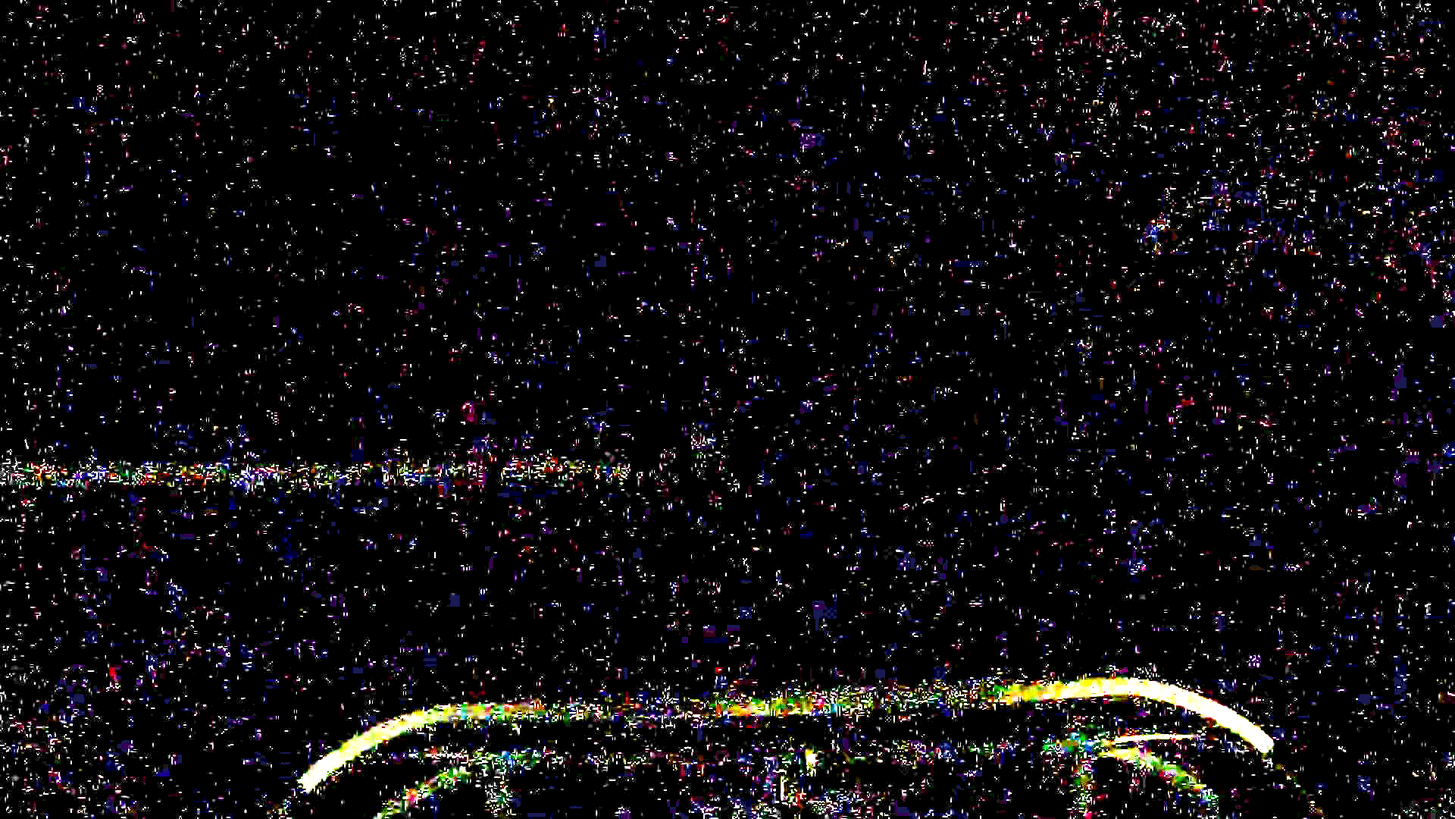
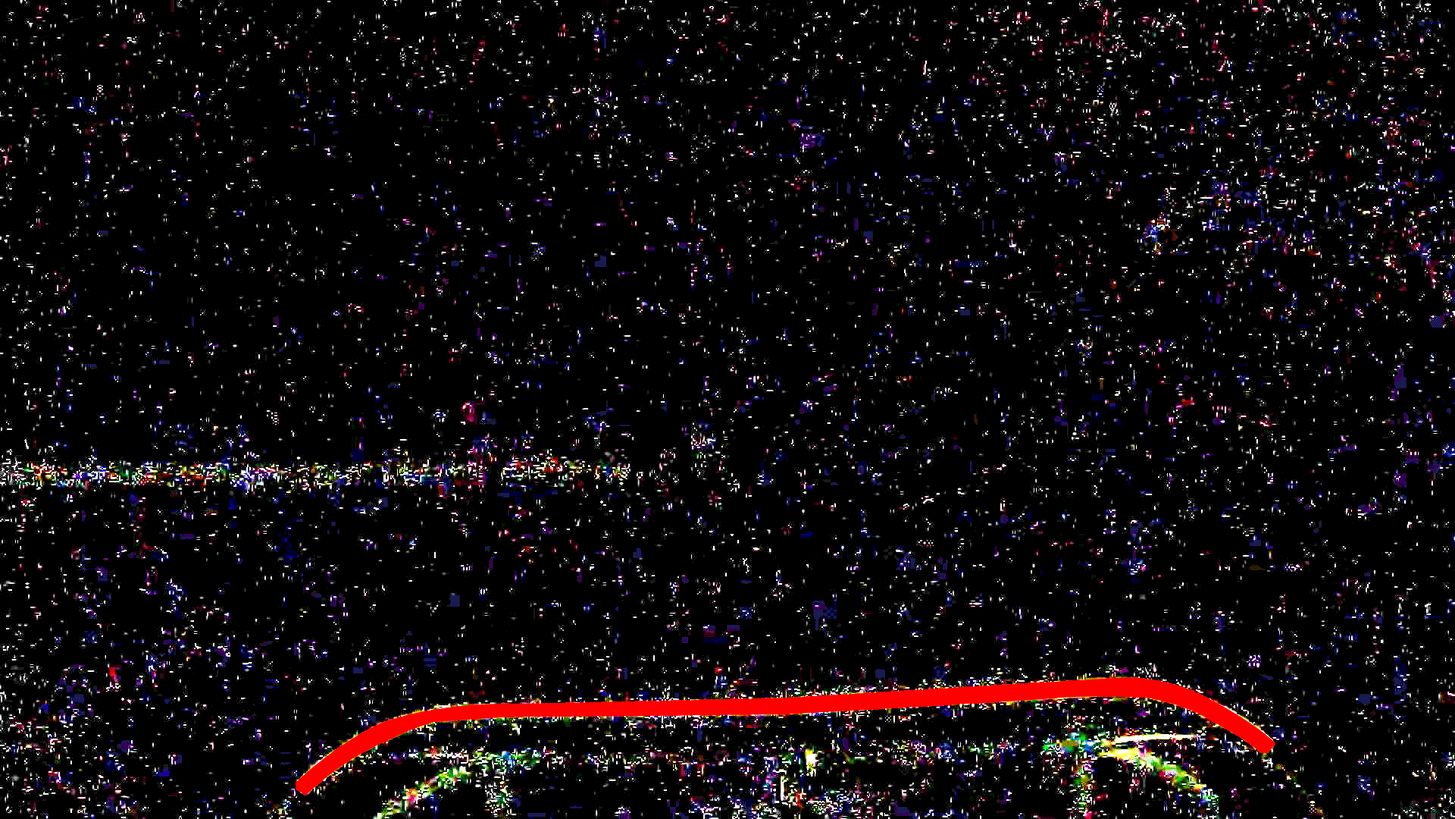
Comparing the layer stacks of the two w=1455, h=819 images. Changes:
showed "mask" (1st of 3, in "front_bar") over [295,676,1276,796]
